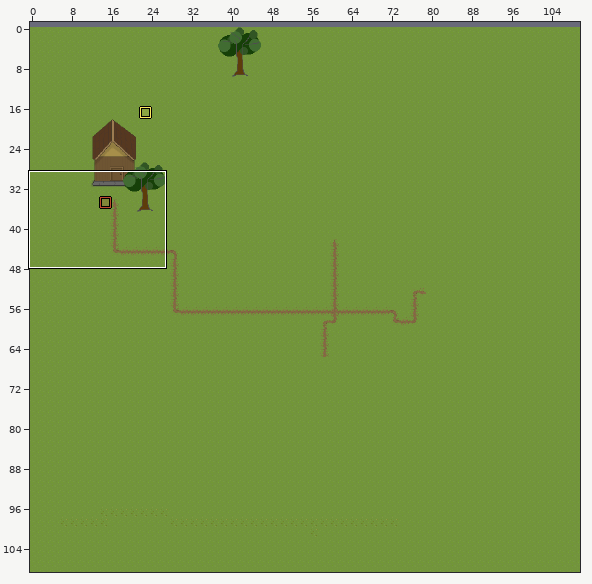
LDtk project, stored at saves/saved_map.ldtk. Above: a wide view before the commit, with the close-up outlined.
Close-up. Before the edit:
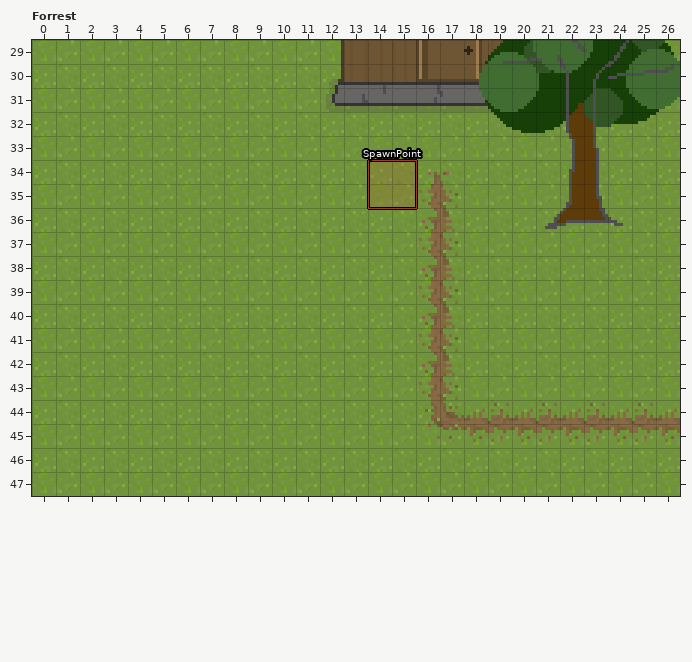
Cells are 8x8 px. Shown: Forrest x 0..26, y 29..47. The commit also changed other parts of the map, which this record leaves out.
Once edited:
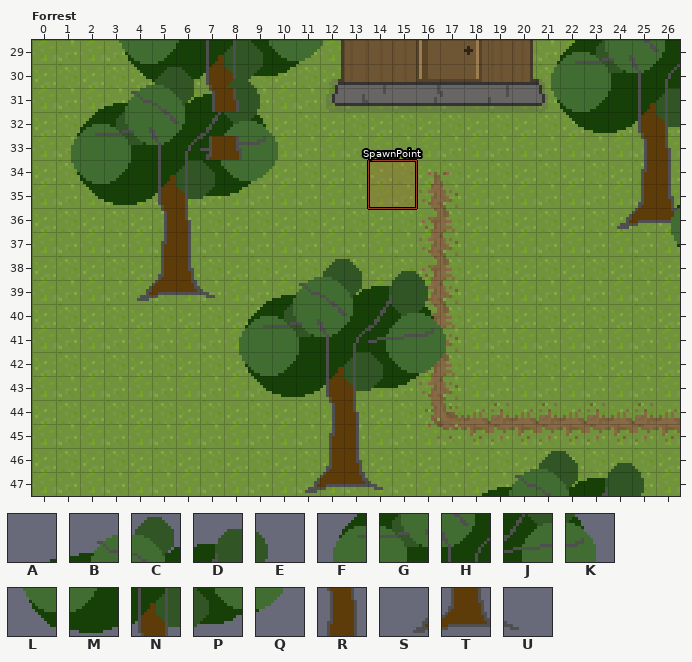
Key: from "Mainsheet": A 555, B 556, C 557, D 558, E 559, F 595, G 596, H 597, J 598, K 599, L 635, M 636, N 637, P 638, Q 639, R 677, S 716, T 717, U 718.
_ is an empty cell.
The exact change:
Layer "Foreground":
y 29: x 3 _ -> L; x 5 _ -> M; x 7 _ -> N; x 9 _ -> P; x 11 _ -> Q; x 18 F -> _; x 20..26 G_H_J_K -> _F_G_H_
y 30: x 1 _ -> A; x 3 _ -> B; x 5 _ -> C; x 7 _ -> D; x 9 _ -> E
y 31: x 7 _ -> R; x 18 L -> _; x 20..26 M_N_P_Q -> _L_M_N_
y 32: x 1 _ -> F; x 3 _ -> G; x 5 _ -> H; x 7 _ -> J; x 9 _ -> K
y 33: x 5 _ -> S; x 7 _ -> T; x 9 _ -> U; x 22 R -> _; x 25..26 __ -> RA
y 34: x 1 _ -> L; x 3 _ -> M; x 5 _ -> N; x 7 _ -> P; x 9 _ -> Q
y 35: x 20 S -> _; x 22..26 T_U__ -> _S_TF
y 36: x 5 _ -> R
y 37: x 26 _ -> L
y 38: x 3 _ -> S; x 5 _ -> T; x 7..8 __ -> UA; x 10 _ -> B; x 12 _ -> C; x 14 _ -> D; x 16 _ -> E
y 40: x 8 _ -> F; x 10 _ -> G; x 12 _ -> H; x 14 _ -> J; x 16 _ -> K
y 42: x 8 _ -> L; x 10 _ -> M; x 12 _ -> N; x 14 _ -> P; x 16 _ -> Q
y 44: x 12 _ -> R
y 46: x 10 _ -> S; x 12 _ -> T; x 14 _ -> U; x 17 _ -> A; x 19 _ -> B; x 21 _ -> C; x 23 _ -> D; x 25 _ -> E
Boxes around the changes in both close-ups, in picture pixels (x1, y1, x2, y2):
changed: (71, 40, 680, 496)
